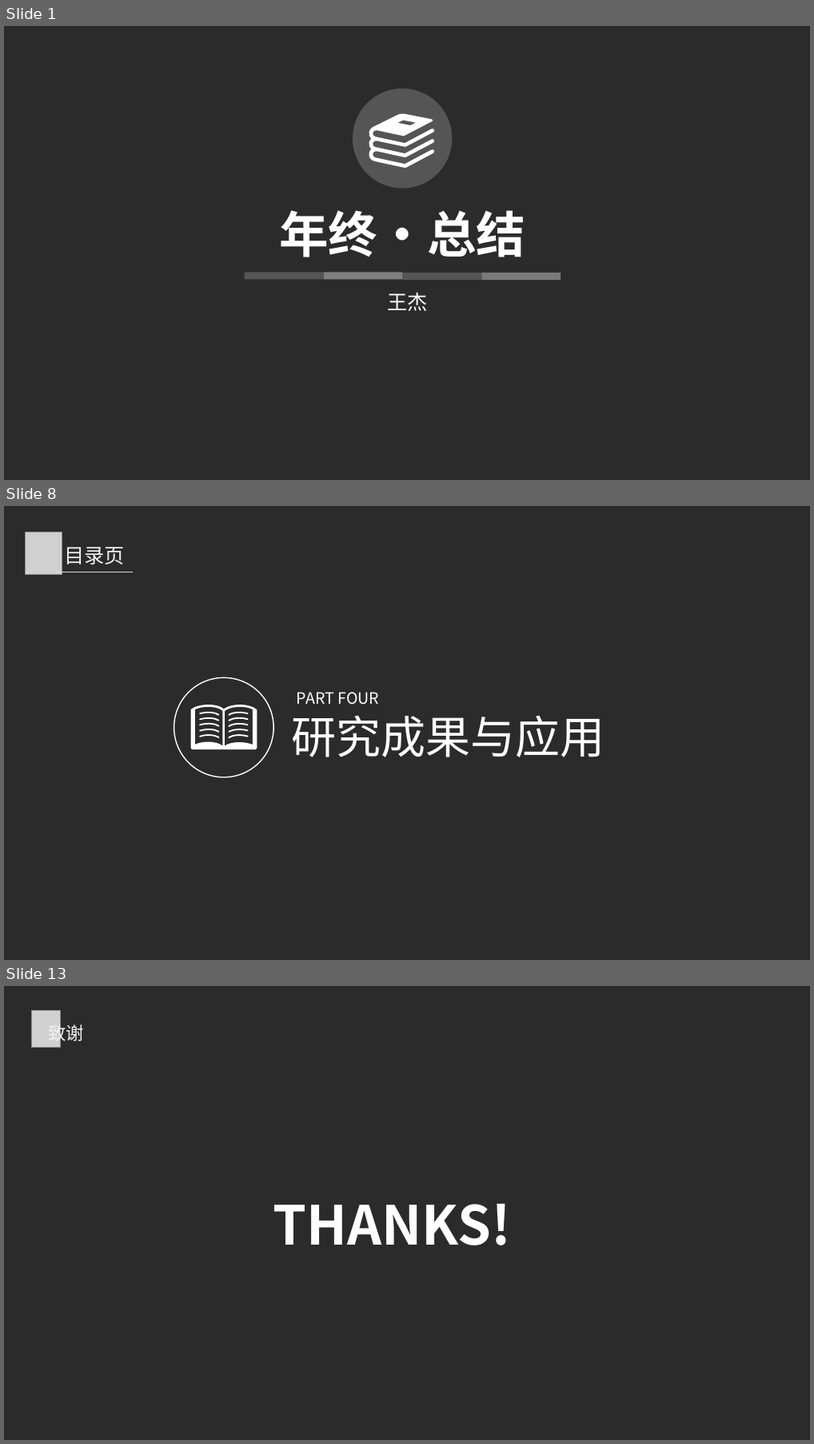
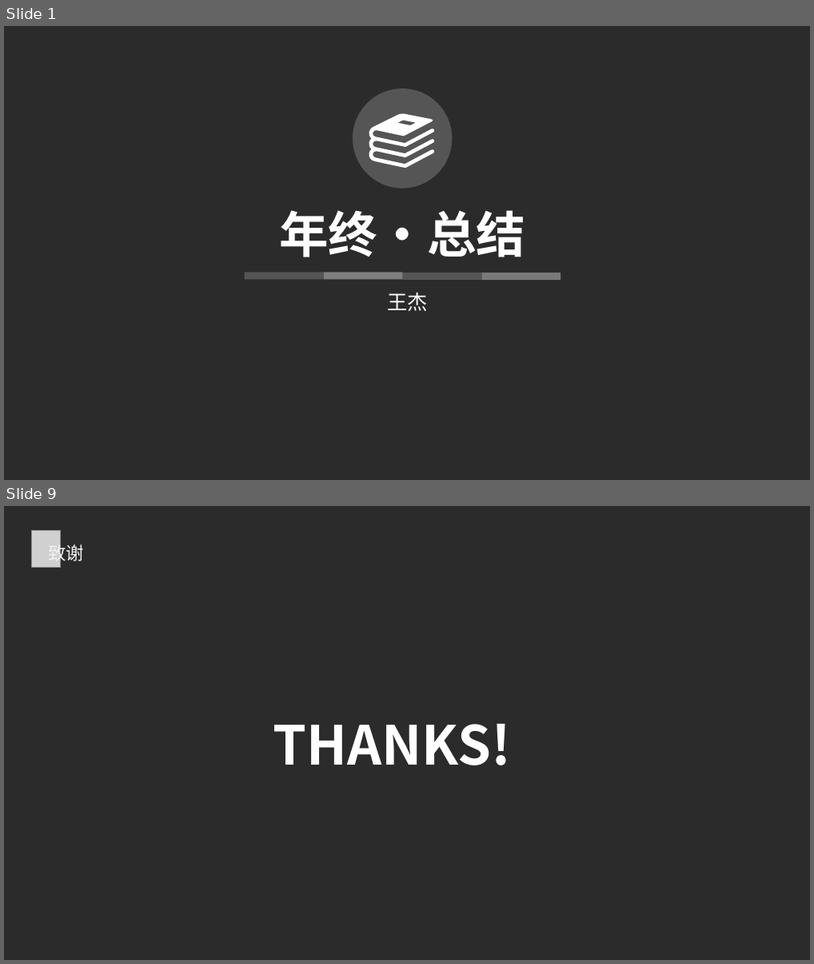
Before and after one commit to windright/ml_refer, a slide deck: 202001/年终总结.pptx. Shown one above the other, each under a label of ours: slides 1, 8 and 13 before the commit, slides 1 and 9 after it; the slides between them are not shown. The pictures are 814x1444 and 814x964 pixels, drawn with LibreOffice and Linux fonts; fonts in the diff are those of the drawing; grey boxes stand for pictures; background and template pictures are left out; a plain dark background stands for a picture behind light text. Boxes give left, top, right and bottom in pixels: in the first picture for what was removed or moved away, otherwise in the second. Text is boxed around its words. In the diff, an @@ line names an element or a change of style, - is before the commit and + after.

```diff
--- a/202001/年终总结.pptx
+++ b/202001/年终总结.pptx
@@ slide 8 removed at box(4, 506, 810, 960), background picture (left out) @@
@@ picture removed at box(25, 532, 62, 574) @@
@@ text removed at box(64, 547, 125, 564) @@
-目录页
@@ line removed from (57, 572) to (132, 572) @@
@@ text removed at box(297, 692, 380, 704) @@
-PART FOUR
@@ text removed at box(292, 715, 606, 757) @@
-研究成果与应用
@@ group removed at box(174, 678, 274, 777): 11 freeform shapes, 1 ellipse @@
@@ what was slide 13 is now slide 9 @@
```
Also in this commit, not shown: 2 slides changed, 5 slides added, 8 other slides removed.
